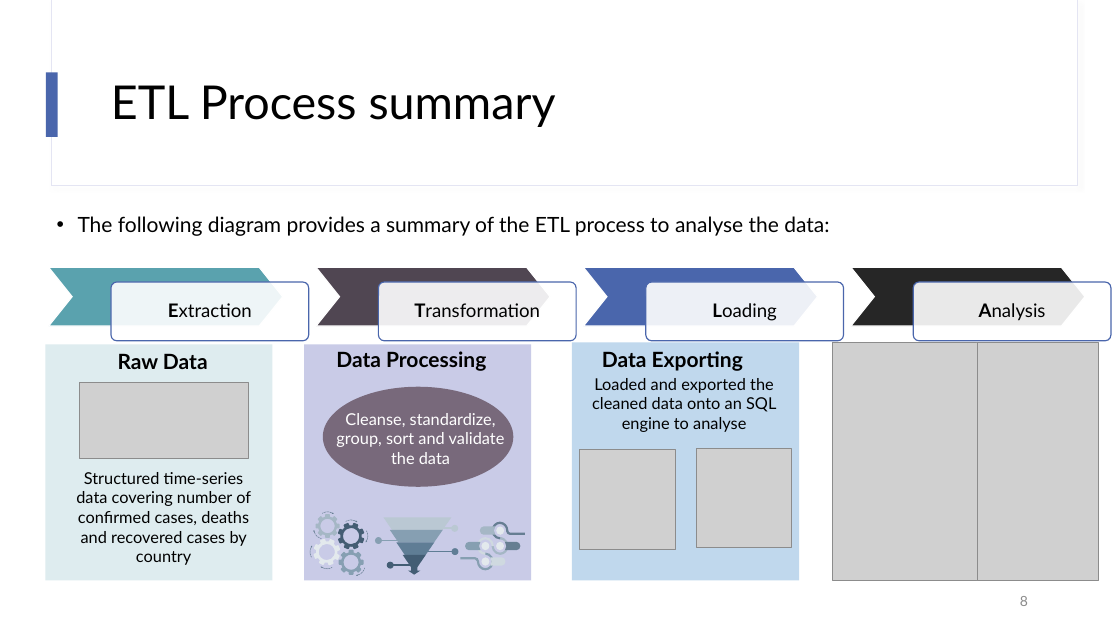
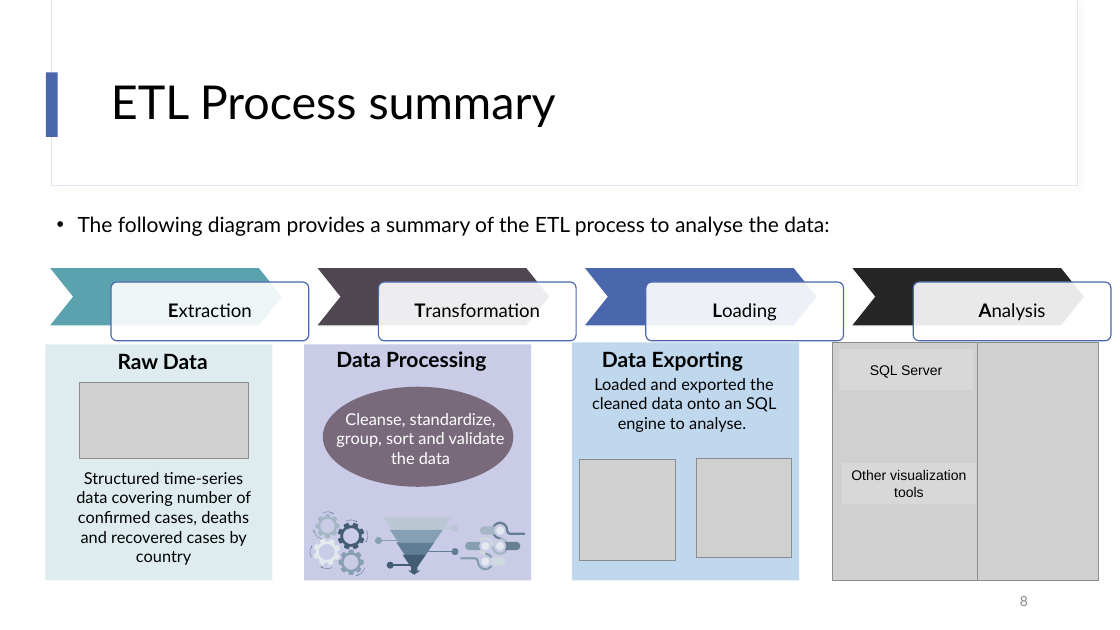
Before and after one commit to lujane-92/Project-2, a slide deck: slide 8 of ETL Project - Draft report.pptx. Drawn at 1120x630 pixels with LibreOffice and Linux fonts; fonts in the diff are those of the drawing; grey boxes stand for pictures. Boxes give left, top, right and bottom in pixels: in the first picture for what was removed or moved away, otherwise in the second. Text is boxed around its words. In the diff, an @@ line names an element or a change of style, - is before the commit and + after.

```diff
--- a/ETL Project - Draft report.pptx
+++ b/ETL Project - Draft report.pptx
@@ rectangle added at [840,350,973,390], fill #D8D8D8, outline #D8D8D8 1 pt, 12 pt, text #000000 @@
+SQL Server
@@ text at [592,378,776,432]: text changed @@
-Loaded and exported the cleaned data onto an SQL engine to analyse
+Loaded and exported the cleaned data onto an SQL engine to analyse.
@@ picture: place and size @@
-picture at [580,450,676,550]
+picture at [580,460,676,560]
@@ picture: place and size @@
-picture at [697,449,791,548]
+picture at [697,459,791,558]
@@ rectangle added at [843,464,975,503], fill #D8D8D8, outline #D8D8D8 1 pt, 12 pt, text #000000 @@
+Other visualization tools
```
Also in this commit, not shown: 1 other slide changed, 12 other files.
